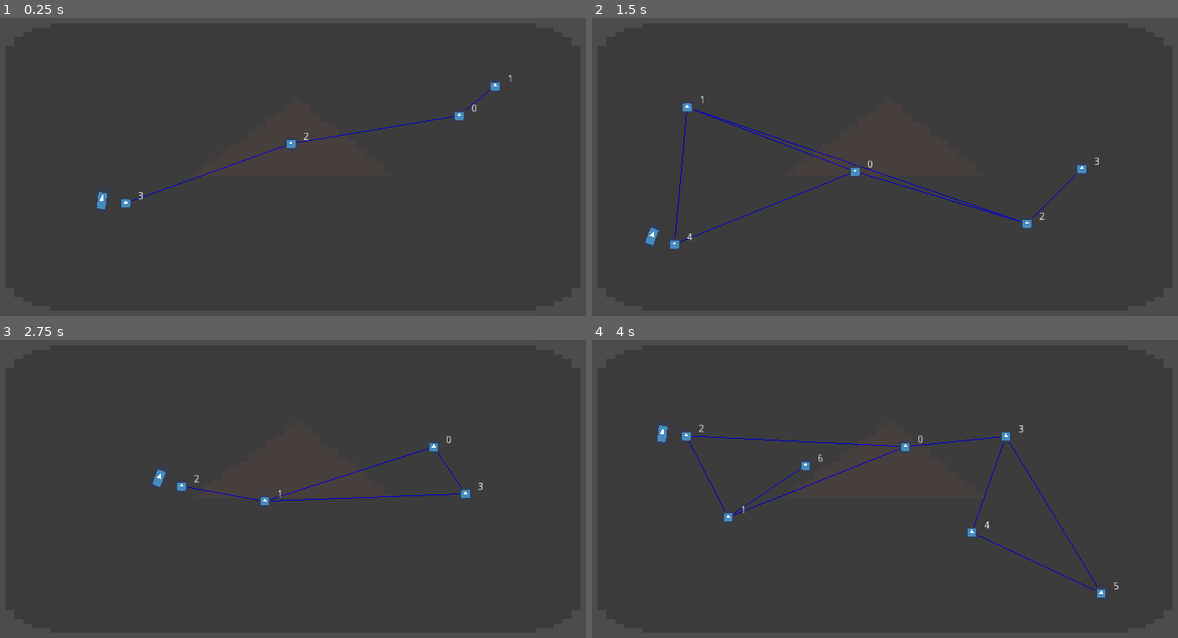
Above: before the commit, frames 1-4 (two rows, left to right).
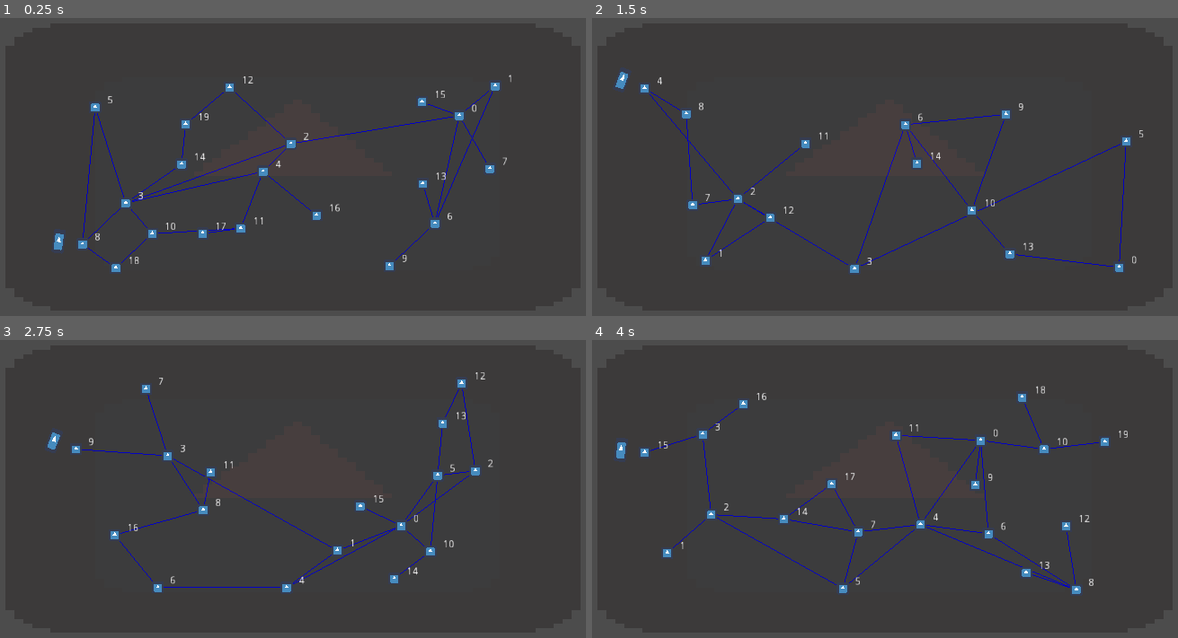
Above: after the commit, the same moments.

Repository: Jev-git/Godot-FTL-Clone
Game: Godot game, scene res://Scenes/Map.tscn
The game is run twice, just before and just after one commit, with the same random seed, the same clock (stepped at 60 frames per second) and the same inputs. This scene is started directly instead of the project's main scene. The engine's default icon, where the game draws it, is replaced by a stand-in: a white triangle on a blue panel in a dark square.
Inputs (mouse positions are in pixels of both pictures, inside the frame that each line leads up to):
- Up to frame 1 (0.25 s): no input
- Up to frame 2 (1.5 s): tap Enter at 0.5 s; move the mouse to (1043, 146) at 0.52 s; click (1043, 146) at 0.67 s; tap Space at 0.77 s; move the mouse to (738, 187) at 1.27 s; click (738, 187) at 1.42 s
- Up to frame 3 (2.75 s): tap Space at 1.52, 2 s; move the mouse to (363, 399) at 2.02 s; click (363, 399) at 2.17 s
- Up to frame 4 (4 s): tap Enter at 2.75 s; move the mouse to (849, 569) at 2.77 s; click (849, 569) at 2.92 s; tap Space at 3.02, 3.5, 3.77 s; move the mouse to (1101, 548) at 3.52 s; click (1101, 548) at 3.67 s

The runs differ from the first frame. In frame 1, 1.6% of the frame differs, in the area x 9-87%, y 19-86%; in frame 2, 2.4%; in frame 3, 2.1%; in frame 4, 2.7%, in the area x 4-92%, y 15-87%.

Commit message:
- Limit max distance between neighbor beacons

Diff:
--- a/Scenes/Map.tscn
+++ b/Scenes/Map.tscn
@@ -26,8 +26,6 @@
 [node name="Beacons" type="Node2D" parent="MapPopup"]
 script = ExtResource( 3 )
 m_psBeacon = ExtResource( 4 )
-m_iMinBeaconCount = 3
-m_iMaxBeaconCount = 7
 m_fPadding = 50.0
 
 [node name="MyShip" type="Node2D" parent="MapPopup"]
--- a/Scripts/Beacons.gd
+++ b/Scripts/Beacons.gd
@@ -8,6 +8,7 @@
 # For randomize beacon position
 export var m_fPadding: float = 20
 export var m_iMinDistanceBetweenBeacon: int = 50 # Increase this too much and the while loop may never end
+export var m_iMaxDistanceBetweenNeighborBeacon: int = 400
 onready var m_iMarginRight: int = get_parent().margin_right
 onready var m_iMargin_left: int = get_parent().margin_left
 onready var m_iMargin_bottom: int = get_parent().margin_bottom
@@ -63,13 +64,18 @@
 	return aiDistances
 
 func create_connections_between_beacons():
-	for i in range(m_aiDistances.size()):
+	for i in range(m_aiDistances.size() - 1, -1, -1):
 		var aiConnections = []
 		var iConnectionCount = min(m_aiDistances[i].size(), m_nRNG.randi_range(1, m_iMaxConnectionFromEachBeacon))
 		for j in range(iConnectionCount):
-			var iIndex = m_aiDistances[i].find(m_aiDistances[i].min())
+			var iMinDistance = m_aiDistances[i].min()
+			if iMinDistance > m_iMaxDistanceBetweenNeighborBeacon:
+				continue
+			var iIndex = m_aiDistances[i].find(iMinDistance)
 			m_aiDistances[i][iIndex] = 1000
 			aiConnections.append(iIndex)
 			m_anBeacons[i].add_neighbor_beacon(m_anBeacons[iIndex])
 			m_anBeacons[iIndex].add_neighbor_beacon(m_anBeacons[i])
 		m_aiConnections.append(aiConnections)
+	m_aiConnections.invert()
+	print(m_aiConnections)
--- a/Scripts/MapPopup.gd
+++ b/Scripts/MapPopup.gd
@@ -44,6 +44,6 @@
 	update()
 
 func jump_to_beacon(iIndex: int):
-	print(iIndex)
+#	print(iIndex)
 	m_iMyShipCurrentBeaconIndex = iIndex
 	m_nMyShip.position = m_anBeacons[iIndex].position
